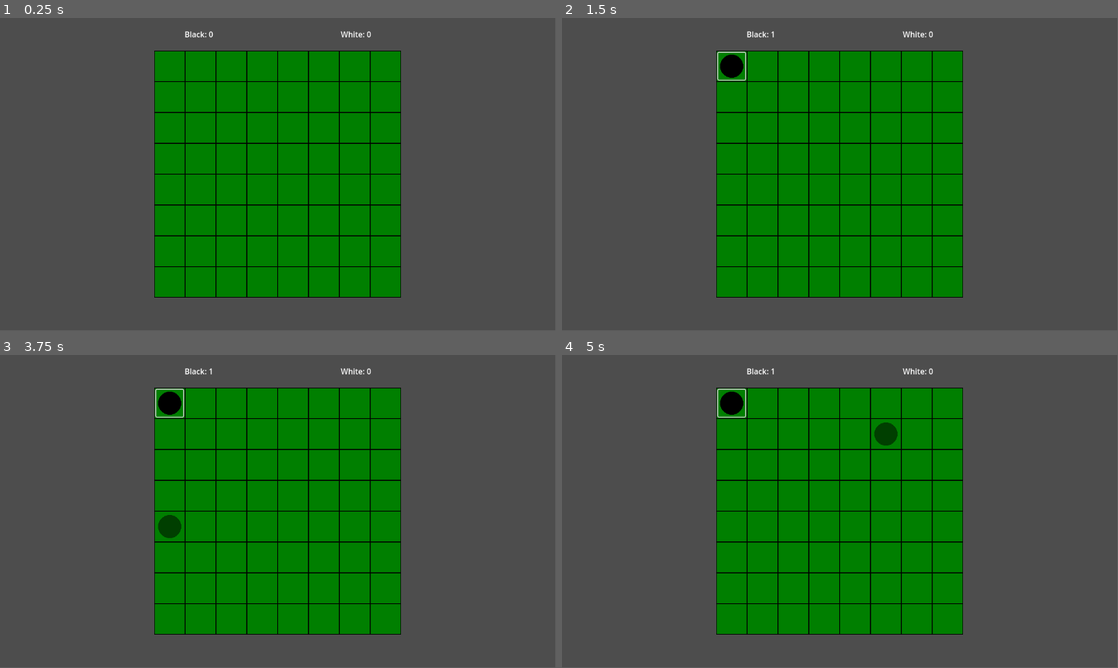
Above: before the commit, frames 1-4 (two rows, left to right).
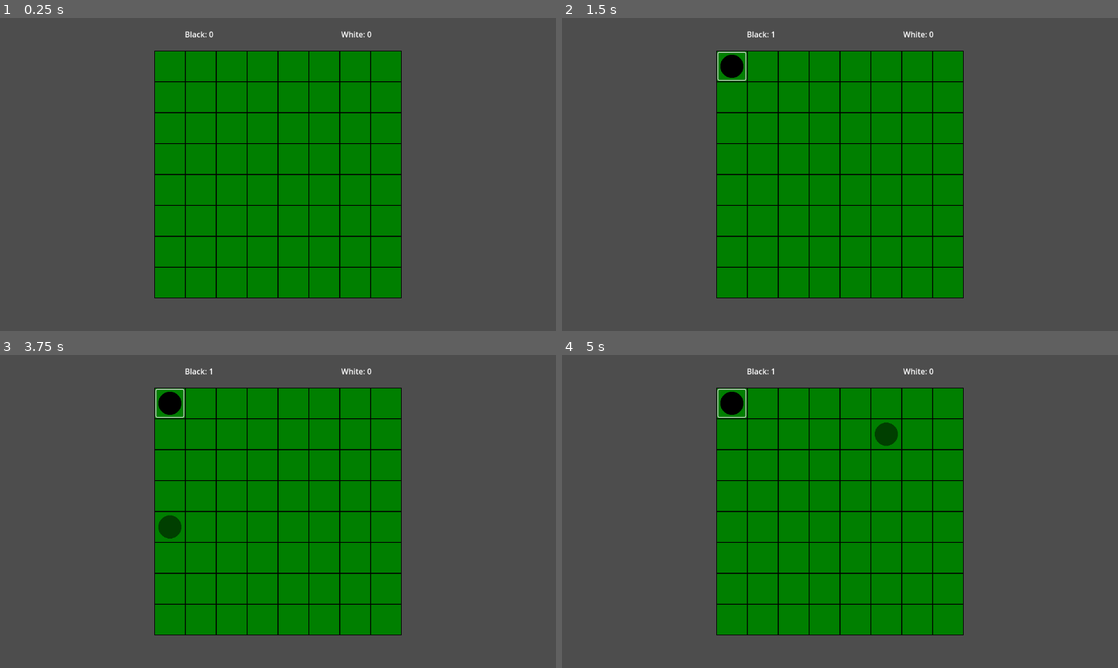
Above: after the commit, the same moments.

Repository: phrasmotica/othello
Game: Godot game, scene res://scenes/game.tscn
The game is run twice, just before and just after one commit, with the same random seed, the same clock (stepped at 60 frames per second) and the same inputs.
Inputs (mouse positions are in pixels of both pictures, inside the frame that each line leads up to):
- Up to frame 1 (0.25 s): no input
- Up to frame 2 (1.5 s): click (734, 64) at 0.52 s; click (734, 64) at 1.27 s
- Up to frame 3 (3.75 s): click (172, 401) at 2.02 s; tap Enter at 2.75 s; move the mouse to (400, 495) at 2.77 s; tap Space at 3.5 s; move the mouse to (166, 527) at 3.52 s
- Up to frame 4 (5 s): tap Enter at 4.25 s; move the mouse to (895, 442) at 4.27 s
The window is 799x449 before the commit and 800x450 after it. Grey fills any space a smaller window leaves; there, only what the larger window draws over its background counts as a difference.

The runs differ from the first frame. In frame 1, 3.0% of the frame differs, in the area x 27-73%, y 4-90%; in frame 2, 3.0%; in frame 3, 3.1%; in frame 4, 3.1%.

Commit message:
Stretch viewport to window

Diff:
--- a/project.godot
+++ b/project.godot
@@ -14,3 +14,7 @@
 run/main_scene="res://scenes/game.tscn"
 config/features=PackedStringArray("4.3", "Forward Plus")
 config/icon="res://icon.svg"
+
+[display]
+
+window/stretch/mode="viewport"
